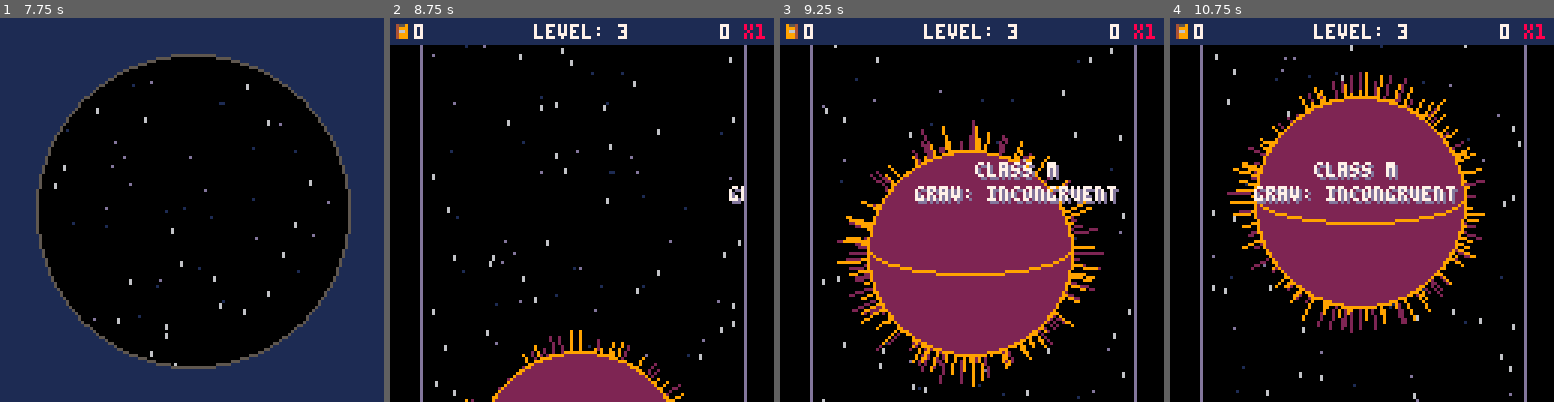
Above: before the commit, frames 1-4 (left to right).
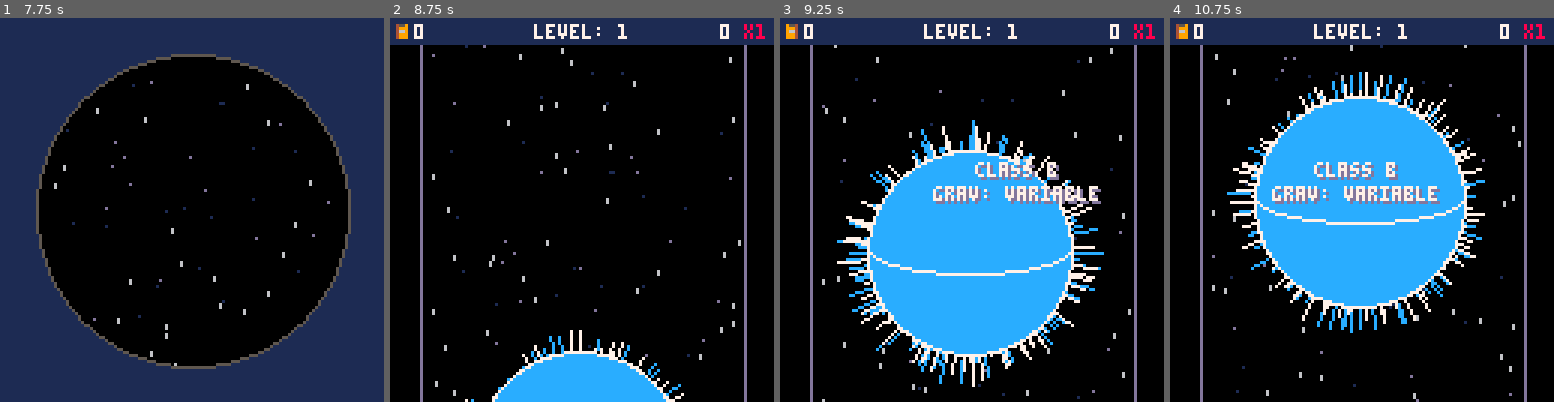
Above: after the commit, the same moments.

Repository: jacobneal65/drop-p8
Game: PICO-8 cartridge drop.p8
Two runs of this game, one before a commit and one after it. Both use one fixed random seed, a clock stepped at 60 frames per second and the inputs below.
Inputs:
- Up to frame 1 (7.75 s): tap X (X key) at 0.33, 1.07, 1.85, 2.97, 4.08, 5.2, 6.32, 7.43 s; tap O (Z key) at 0.7, 1.7, 2.1, 2.5, 2.9, 3.3, 3.7, 4.1, 4.5, 4.9, 5.3, 5.7, 6.1, 6.5, 6.9, 7.3, 7.7 s; hold Right 1.6-2.1 s; hold Up 2.15-2.42 s; hold Right 2.47-3.03 s; hold Left 3.08-3.58 s; hold Down 3.63-3.97 s; hold Right 4.02-4.68 s; hold Up 4.73-5.03 s; hold Left 5.08-5.68 s; hold Down 5.73-6.03 s; hold Right 6.08-6.58 s; hold Right 6.63-7.13 s; hold Up 7.18-7.45 s; hold Right from 7.5 s (still down)
- Up to frame 2 (8.75 s): release Right at 8.07 s; tap O (Z key) at 8.1, 8.5 s; hold Left 8.12-8.62 s; tap X (X key) at 8.55 s; hold Down from 8.67 s (still down)
- Up to frame 3 (9.25 s): tap O (Z key) at 8.9 s; release Down at 9 s; hold Right from 9.05 s (still down)
- Up to frame 4 (10.75 s): tap O (Z key) every 0.4 s from 9.3 to 10.5 s; tap X (X key) at 9.67 s; release Right at 9.72 s; hold Up 9.77-10.07 s; hold Left 10.12-10.72 s

Frame 1 is identical in both runs. In frame 2, 5.1% of the frame differs, in the area x 19-93%, y 1-100%; in frame 3, 26%, in the area x 14-89%, y 1-97%; in frame 4, 26%.

Commit message:
improved lvl 4

Diff:
--- a/drop.p8
+++ b/drop.p8
@@ -6,8 +6,8 @@
 --by olivander65
 function _init()
 	v="1"
-	level=3
-	wave=7
+	level=1
+	wave=1
 	t=0
 	debug={""}
 	effects={}
@@ -22,7 +22,7 @@
 	sclrl={7,10,9,8}
 	sclrd={12,9,2,14}
 	scls={"b","k","m","g"}
-	sgtyp={"irregular","normal","incongruent","variable"}
+	sgtyp={"variable","incongruent","normal","irregular"}
 	intro_sun = f_rnd(3)+1
 	--player
 	p_x=64
@@ -47,8 +47,7 @@
 		{{0,8,64},{1,64,120},{5,32,64,{64,-10,-40,32,64,140}},{5,32,64,{64,-10,168,32,64,140}},{1,64,120},{0,8,64},{3,0,0}},
 		{{2,0,60},{3,0,0},{2,0,60},{4,40,80},{4,40,80},{5,32,64,{64,-10,-40,32,64,140}},{5,32,64,{64,-10,168,32,64,140}}},
 		{{8,80,80},{7,80,80},{9,70,100},{3,0,0},{9,70,100},{8,80,80},{7,80,80}},
-		{{3,0,0},{6,0,0,{64,-10,180,120,-60,120,64,-11}},{5,32,64,{64,-10,-40,32,64,140}},{5,32,64,{64,-10,168,32,64,140}},{9,70,100},{8,80,80},{7,80,80}},
-
+		{{6,0,0,{120,-10,-20,184,-20,-56,120,129}},{6,0,0,{64,-10,180,120,-60,120,64,-11}},{5,32,64,{64,-10,-40,32,64,140}},{5,32,64,{64,-10,168,32,64,140}},{6,0,0,{120,-10,0,120,0,-120,120,129}},{6,0,0,{0,-10,120,184,120,-56,0,129}},{7,80,80}},
 	}
 
 	t_blue=0--tank blue
Not shown, changed: sheet drop.xlsx
